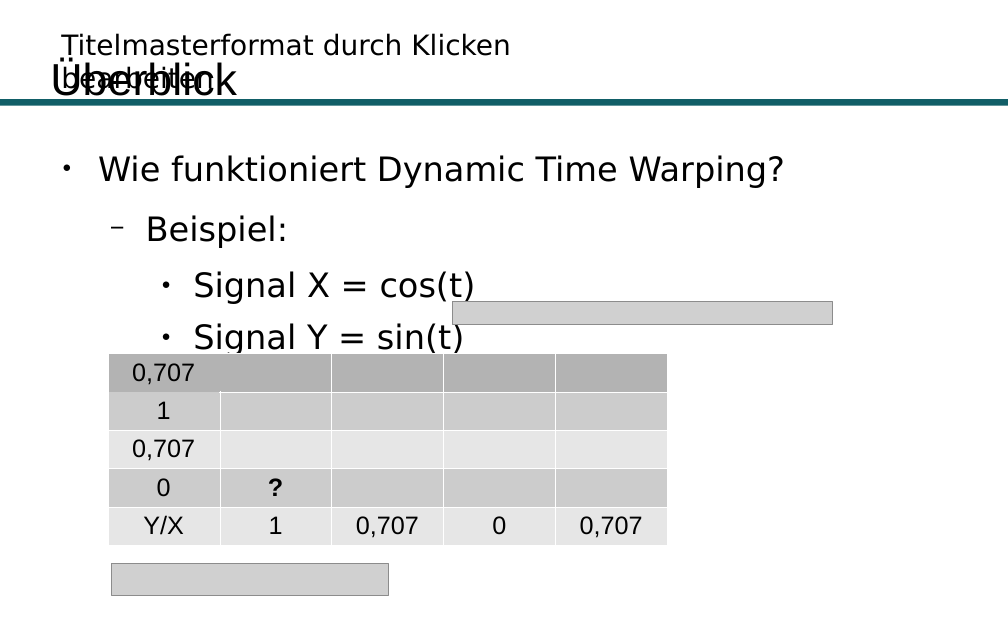
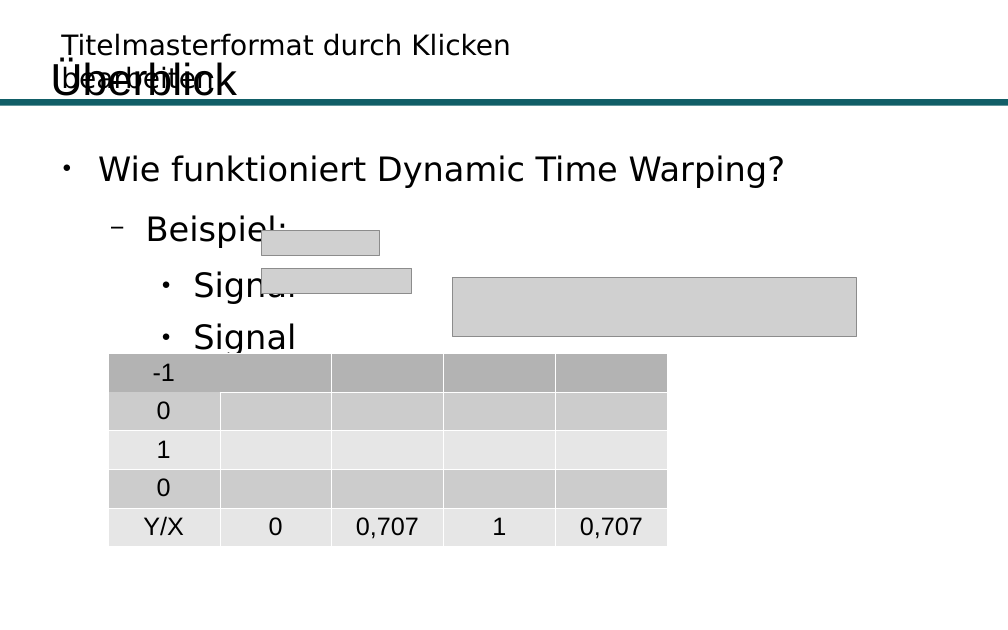
Before and after one commit to Hirnschwamm/DTW, a slide deck: slide 54 of Präsentation.odp. Drawn at 1008x630 pixels with LibreOffice and Linux fonts; fonts in the diff are those of the drawing; grey boxes stand for pictures; background and template pictures are left out. Boxes give left, top, right and bottom in pixels: in the first picture for what was removed or moved away, otherwise in the second. Text is boxed around its words. In the diff, an @@ line names an element or a change of style, - is before the commit and + after.

```diff
--- a/Präsentation.odp
+++ b/Präsentation.odp
@@ picture: place and size @@
-picture at [111, 563, 388, 596]
+picture at [262, 230, 380, 255]
@@ text at [193, 269, 296, 356]: text changed @@
-    ● Signal X = cos(t)
-    ● Signal Y = sin(t)
+    ● Signal
+    ● Signal
@@ picture added at [262, 268, 411, 293] @@
@@ picture: place and size @@
-picture at [453, 301, 834, 325]
+picture at [453, 278, 857, 337]
@@ table at [108, 354, 667, 546] @@
-row 1: 0,707 |  |  |  | 
+row 1: -1 |  |  |  | 
+row 2: 0 |  |  |  | 
-row 3: 0,707 |  |  |  | 
-row 4: 0 | ? |  |  | 
-row 5: Y/X | 1 | 0,707 | 0 | 0,707
+row 4: 0 |  |  |  | 
+row 5: Y/X | 0 | 0,707 | 1 | 0,707
```
Also in this commit, not shown: 14 other slides changed.
